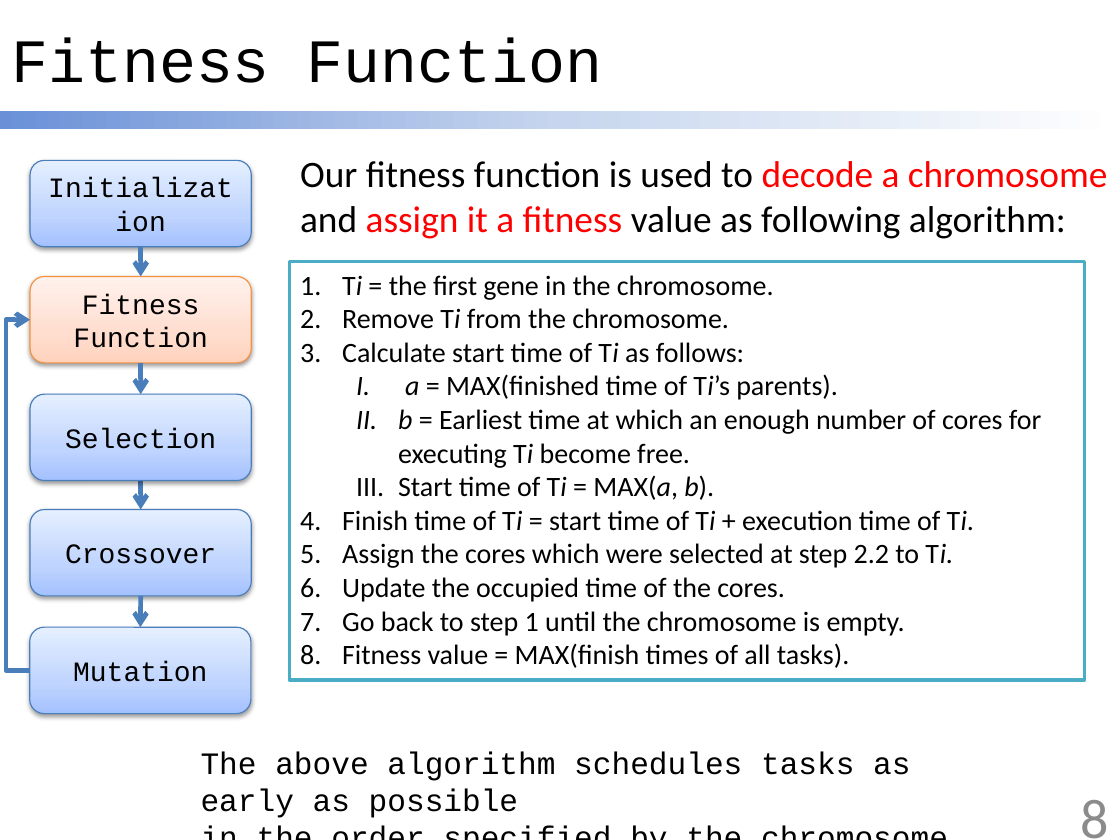
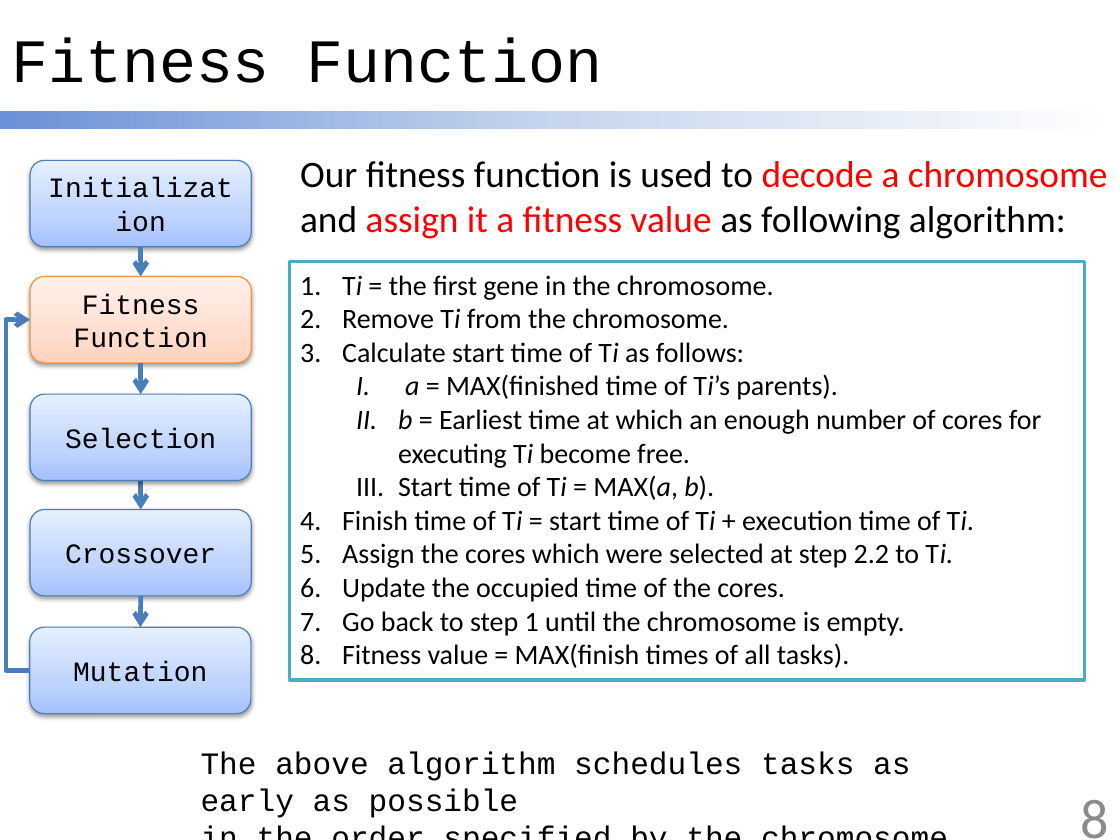
Before and after one commit to scomup/Genetic_Scheduler, a slide deck: slide 8 of ppt.pptx. Drawn at 1120x840 pixels with LibreOffice and Linux fonts; fonts in the diff are those of the drawing. Boxes give left, top, right and bottom in pixels: in the first picture for what was removed or moved away, otherwise in the second. Text is boxed around its words. In the diff, an @@ line names an element or a change of style, - is before the commit and + after.

```diff
--- a/ppt.pptx
+++ b/ppt.pptx
@@ text at box(300, 206, 1066, 239): text colour #000000 to #FF0000 in "value" @@
```
Also in this commit, not shown: 6 other slides changed, 8 slides added, 6 slides removed.
